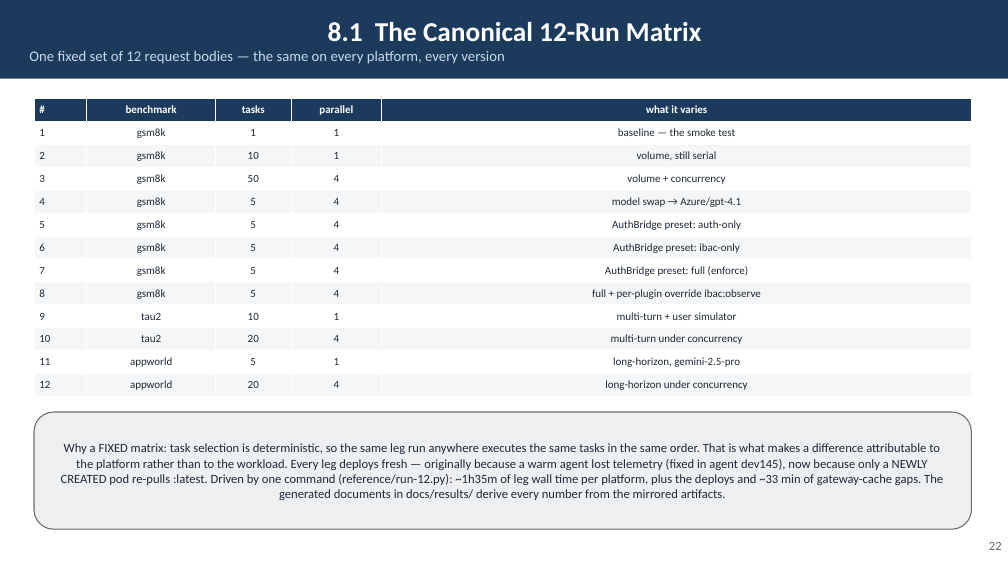
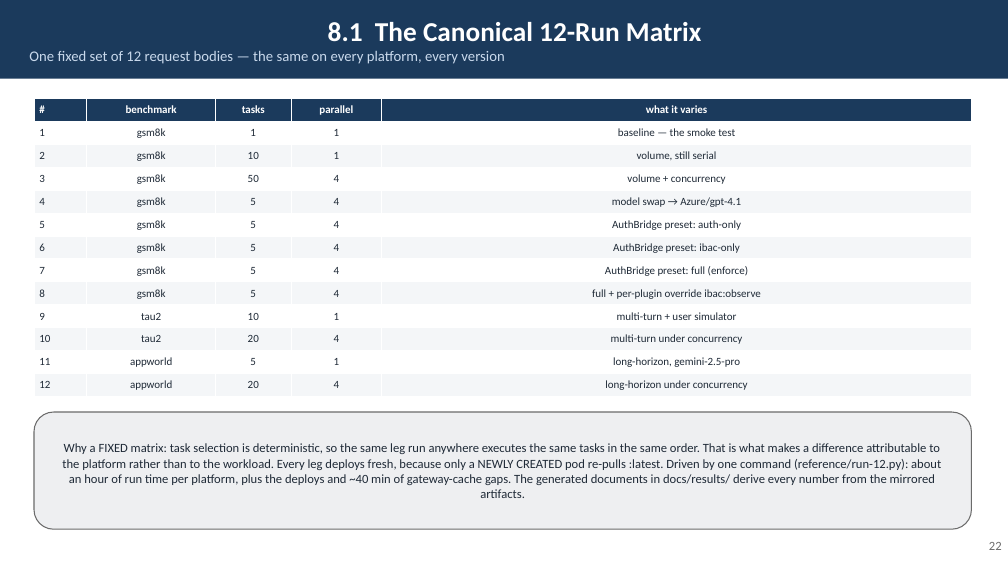
Before and after one commit to rossoctl/autobench, a slide deck: slide 22 of docs/AutoBench.pptx. Drawn at 1008x567 pixels with LibreOffice and Linux fonts; fonts in the diff are those of the drawing. Boxes give left, top, right and bottom in pixels: in the first picture for what was removed or moved away, otherwise in the second. Text is boxed around its words. In the diff, an @@ line names an element or a change of style, - is before the commit and + after.

```diff
--- a/docs/AutoBench.pptx
+++ b/docs/AutoBench.pptx
@@ text in rounded rectangle at (62, 443, 941, 498): text changed @@
-Why a FIXED matrix: task selection is deterministic, so the same leg run anywhere executes the same tasks in the same order. That is what makes a difference attributable to the platform rather than to the workload. Every leg deploys fresh — originally because a warm agent lost telemetry (fixed in agent dev145), now because only a NEWLY CREATED pod re-pulls :latest. Driven by one command (reference/run-12.py): ~1h35m of leg wall time per platform, plus the deploys and ~33 min of gateway-cache gaps. The generated documents in docs/results/ derive every number from the mirrored artifacts.
+Why a FIXED matrix: task selection is deterministic, so the same leg run anywhere executes the same tasks in the same order. That is what makes a difference attributable to the platform rather than to the workload. Every leg deploys fresh, because only a NEWLY CREATED pod re-pulls :latest. Driven by one command (reference/run-12.py): about an hour of run time per platform, plus the deploys and ~40 min of gateway-cache gaps. The generated documents in docs/results/ derive every number from the mirrored artifacts.
```
Also in this commit, not shown: 18 other slides changed, 4 other files.
